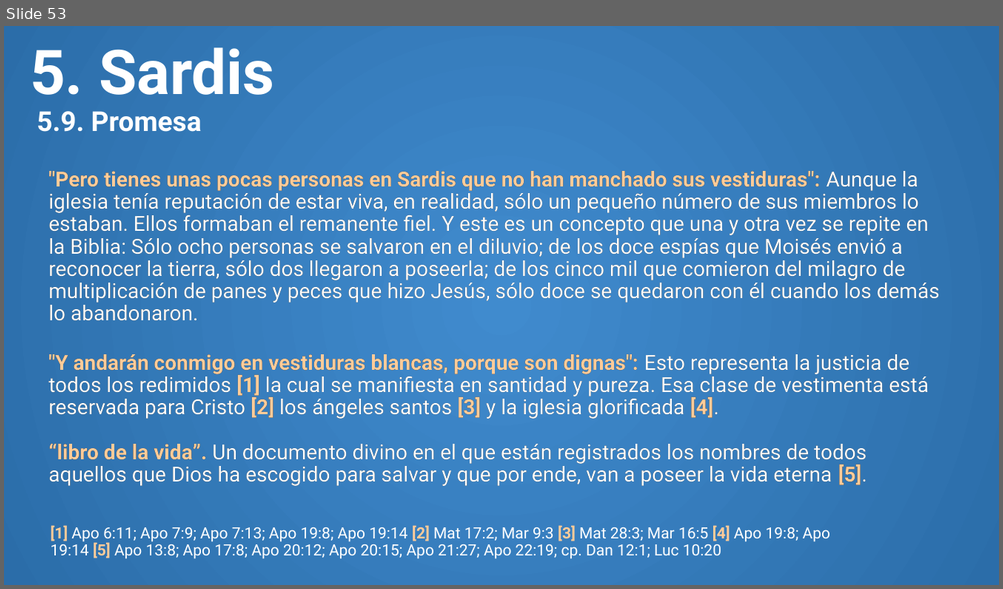
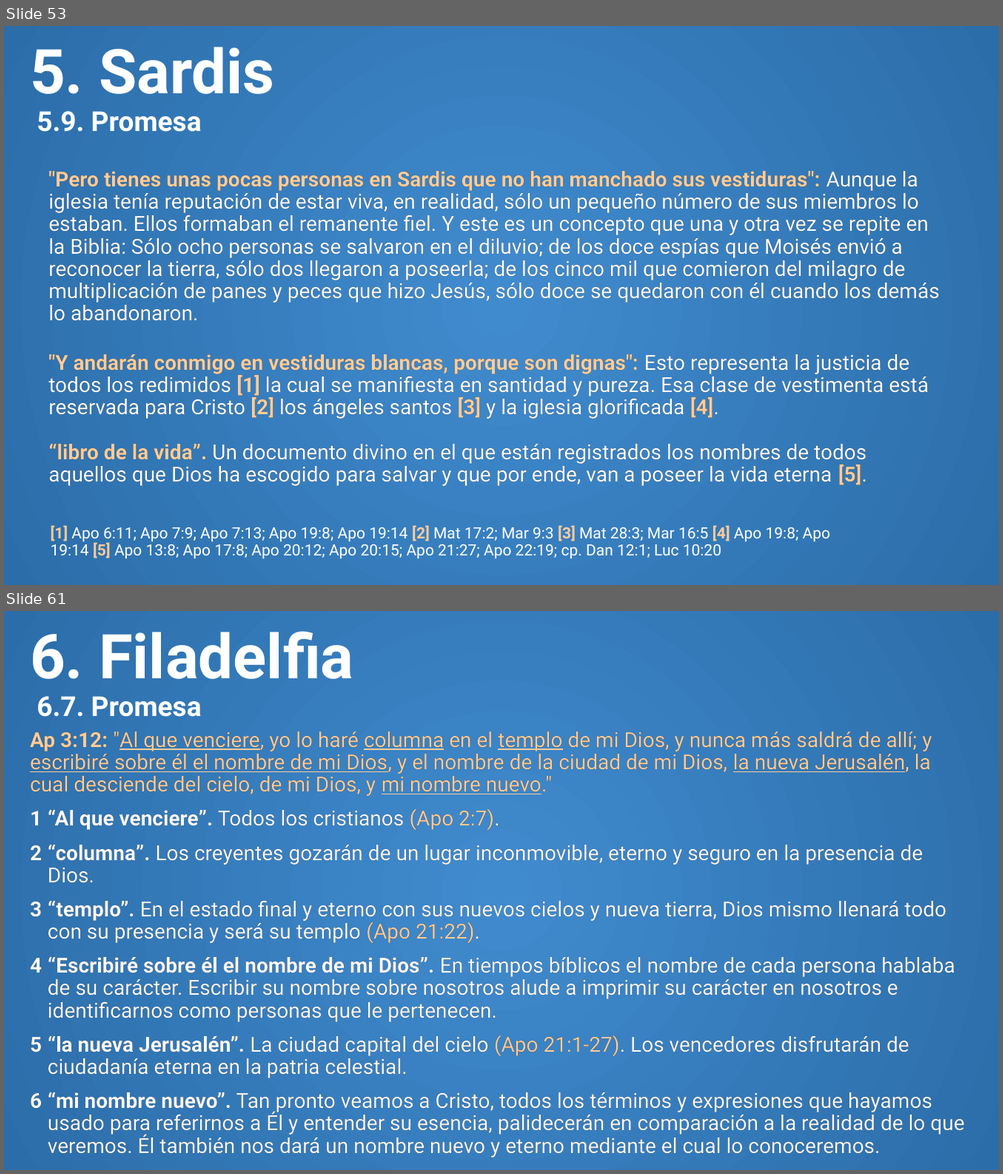
Before and after one commit to CreyTuning/documents, a slide deck: slideshow/Apocalipsis/3. Capitulo 2-3.pptm. Shown one above the other, each under a label of ours: slide 53 before the commit, slides 53 and 61 after it; the slides between them are not shown. The pictures are 1003x589 and 1003x1174 pixels, drawn with LibreOffice and Linux fonts; fonts in the diff are those of the drawing. Boxes give left, top, right and bottom in pixels: in the first picture for what was removed or moved away, otherwise in the second. Text is boxed around its words. In the diff, an @@ line names an element or a change of style, - is before the commit and + after.

Commit message:
laodicea y filadelfia

```diff
--- a/slideshow/Apocalipsis/3. Capitulo 2-3.pptm
+++ b/slideshow/Apocalipsis/3. Capitulo 2-3.pptm
@@ slide 61 added at [4,611,999,1170], background gradient #408BCE to #2B6DA9 @@
@@ title added at [30,631,354,717], 59.6 pt, text #FFFFFF, bold @@
+6. Filadelfia
+6.7. Promesa
@@ text added at [30,732,964,1158], 20 pt, text #FAFAFA @@
+Ap 3:12: "Al que venciere, yo lo haré columna en el templo de mi Dios, y nunca más saldrá de allí; y escribiré sobre él el nombre de mi Dios, y el nombre de la ciudad de mi Dios, la nueva Jerusalén, la cual desciende del cielo, de mi Dios, y mi nombre nuevo."
+1 “Al que venciere”. Todos los cristianos (Apo 2:7).
+2 “columna”. Los creyentes gozarán de un lugar inconmovible, eterno y seguro en la presencia de Dios.
+3 “templo”. En el estado final y eterno con sus nuevos cielos y nueva tierra, Dios mismo llenará todo con su presencia y será su templo (Apo 21:22).
+4 “Escribiré sobre él el nombre de mi Dios”. En tiempos bíblicos el nombre de cada persona hablaba de su carácter. Escribir su nombre sobre nosotros alude a imprimir su carácter en nosotros e identificarnos como personas que le pertenecen.
+5 “la nueva Jerusalén”. La ciudad capital del cielo (Apo 21:1-27). Los vencedores disfrutarán de ciudadanía eterna en la patria celestial.
+6 “mi nombre nuevo”. Tan pronto veamos a Cristo, todos los términos y expresiones que hayamos usado para referirnos a Él y entender su esencia, palidecerán en comparación a la realidad de lo que veremos. Él también nos dará un nombre nuevo y eterno mediante el cual lo conoceremos.
```
Also in this commit, not shown: 18 other slides added, 1 other file.
